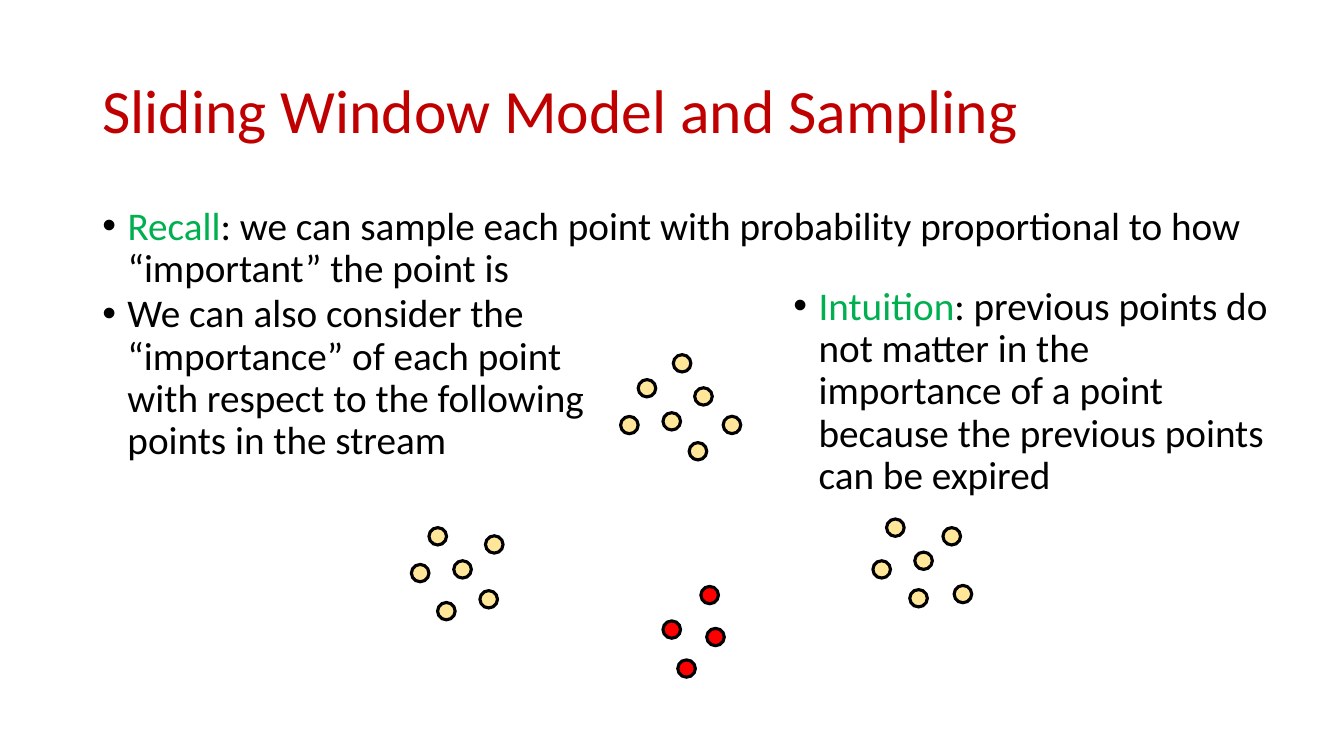
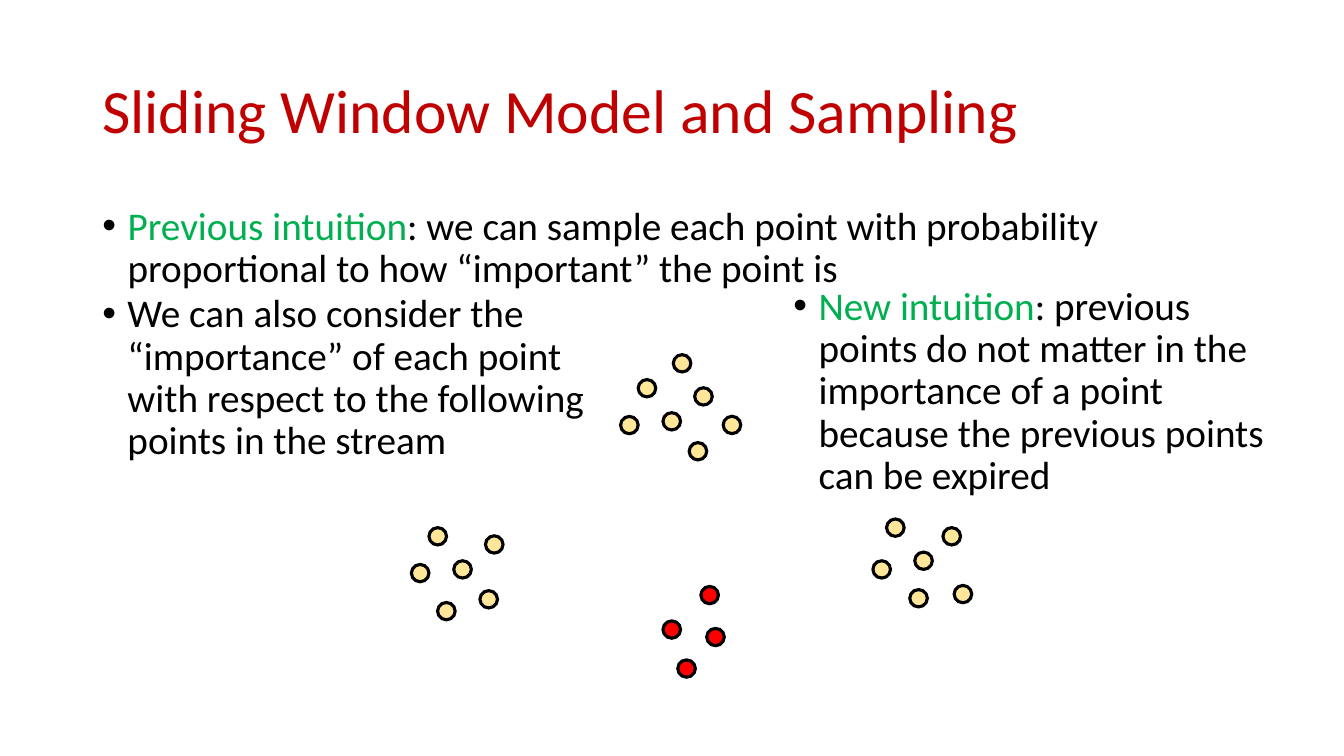
Before and after one commit to samsonzhou/samsonzhou.github.io, a slide deck: slide 55 of other-talks/Near-Optimal k-Clustering in the Sliding Window Model.pptx (slide 43 before the commit). Drawn at 1344x756 pixels with LibreOffice and Linux fonts; fonts in the diff are those of the drawing. Boxes give left, top, right and bottom in pixels: in the first picture for what was removed or moved away, otherwise in the second. Text is boxed around its words. In the diff, an @@ line names an element or a change of style, - is before the commit and + after.

```diff
--- a/other-talks/Near-Optimal k-Clustering in the Sliding Window Model.pptx
+++ b/other-talks/Near-Optimal k-Clustering in the Sliding Window Model.pptx
@@ text at (x1=128, y1=212, x2=1098, y2=289): text changed @@
-• Recall: we can sample each point with probability proportional to how “important” the point is
+• Previous intuition: we can sample each point with probability proportional to how “important” the point is
@@ text at (x1=819, y1=293, x2=1264, y2=496): text changed @@
-• Intuition: previous points do not matter in the importance of a point because the previous points can be expired
+• New intuition: previous points do not matter in the importance of a point because the previous points can be expired
```
Also in this commit, not shown: 1 other slide changed, 12 slides added.
